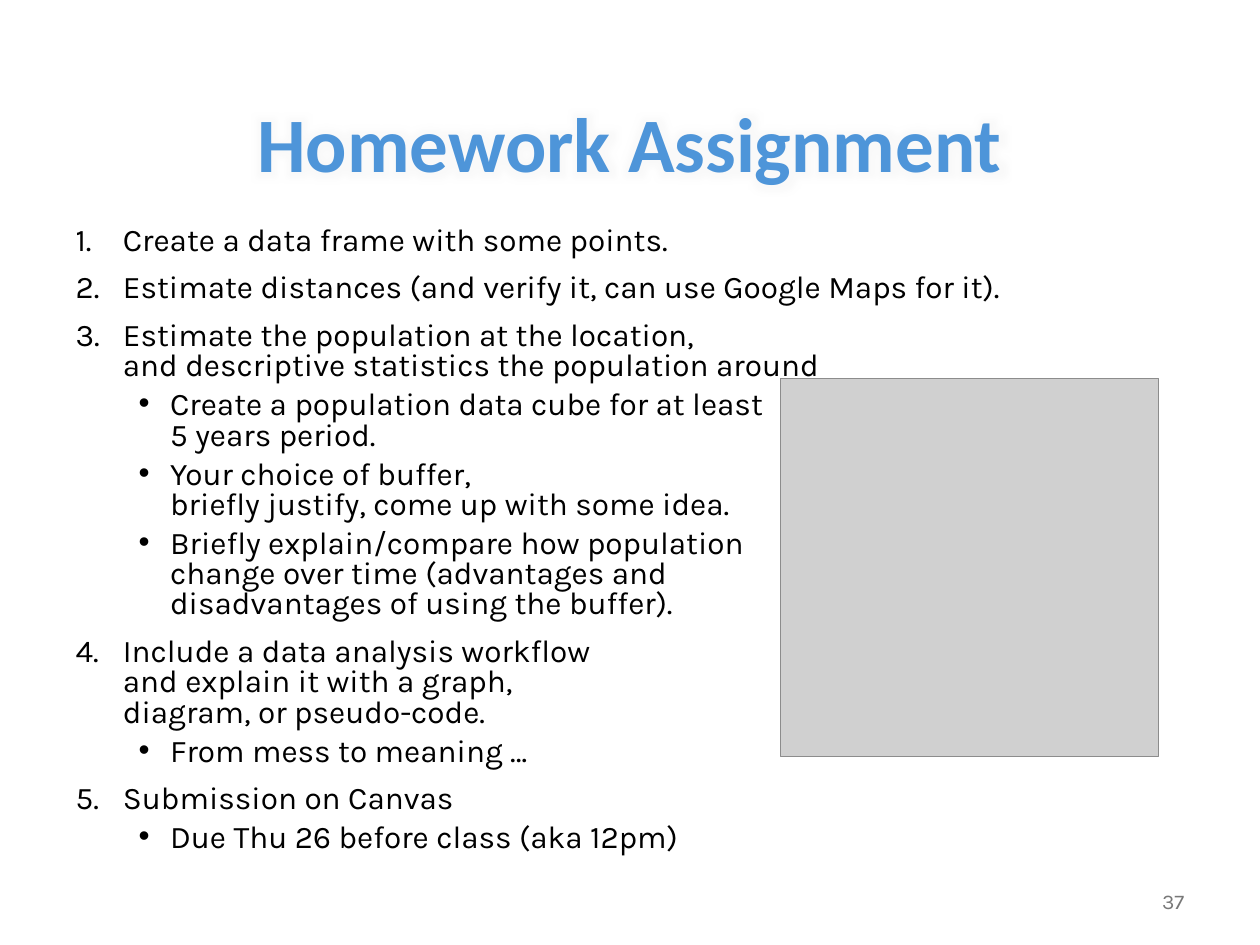
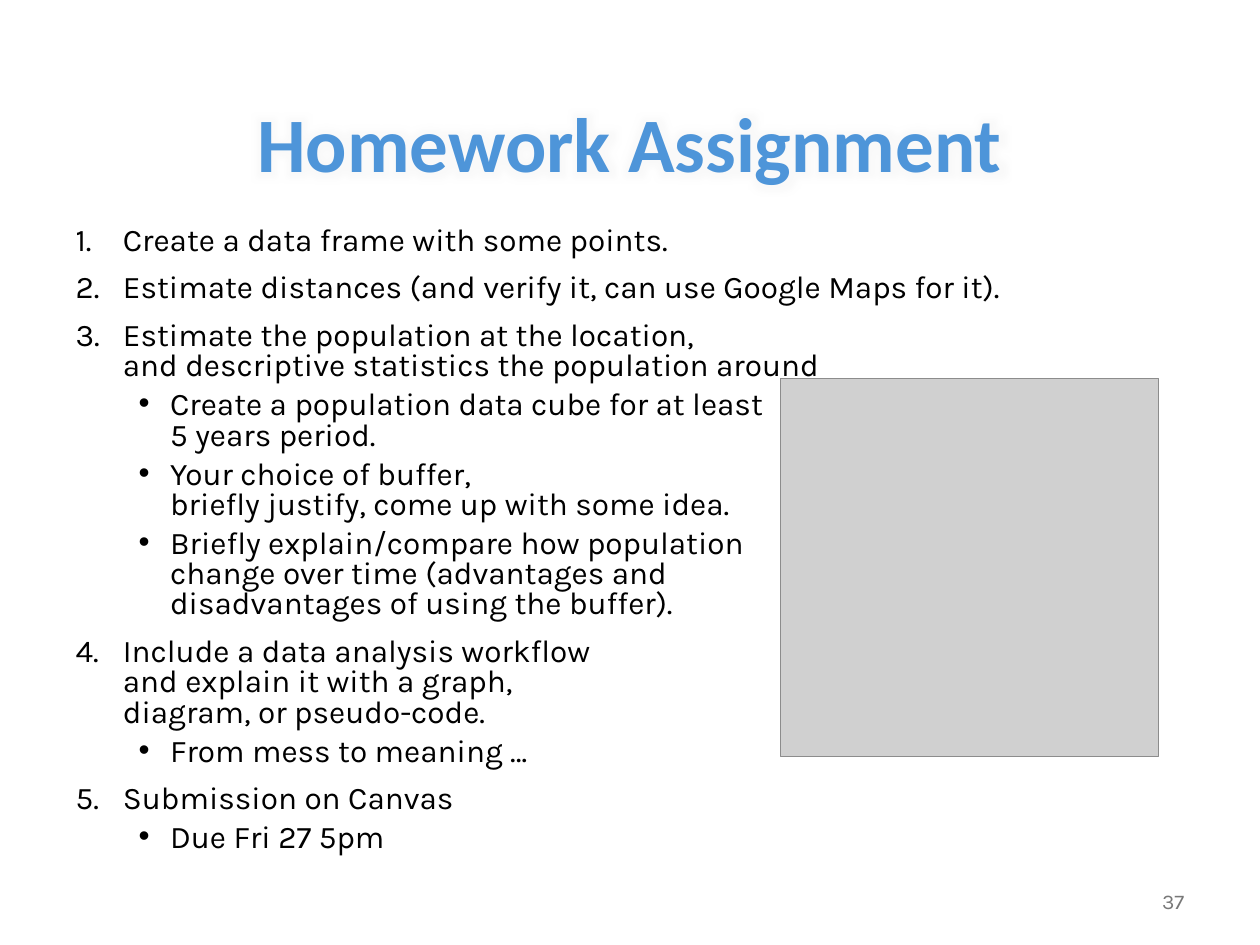
Before and after one commit to abuabara/abuabara.github.io, a slide deck: slide 37 of DAEN489S26/week9_slides.pptx. Drawn at 1260x945 pixels with LibreOffice and Linux fonts; fonts in the diff are those of the drawing; grey boxes stand for pictures. Boxes give left, top, right and bottom in pixels: in the first picture for what was removed or moved away, otherwise in the second. Text is boxed around its words. In the diff, an @@ line names an element or a change of style, - is before the commit and + after.

```diff
--- a/DAEN489S26/week9_slides.pptx
+++ b/DAEN489S26/week9_slides.pptx
@@ text at (170, 826, 385, 856): text changed @@
-  • Due Thu 26 before class (aka 12pm)
+  • Due Fri 27 5pm
```
Also in this commit, not shown: 1 other file.
